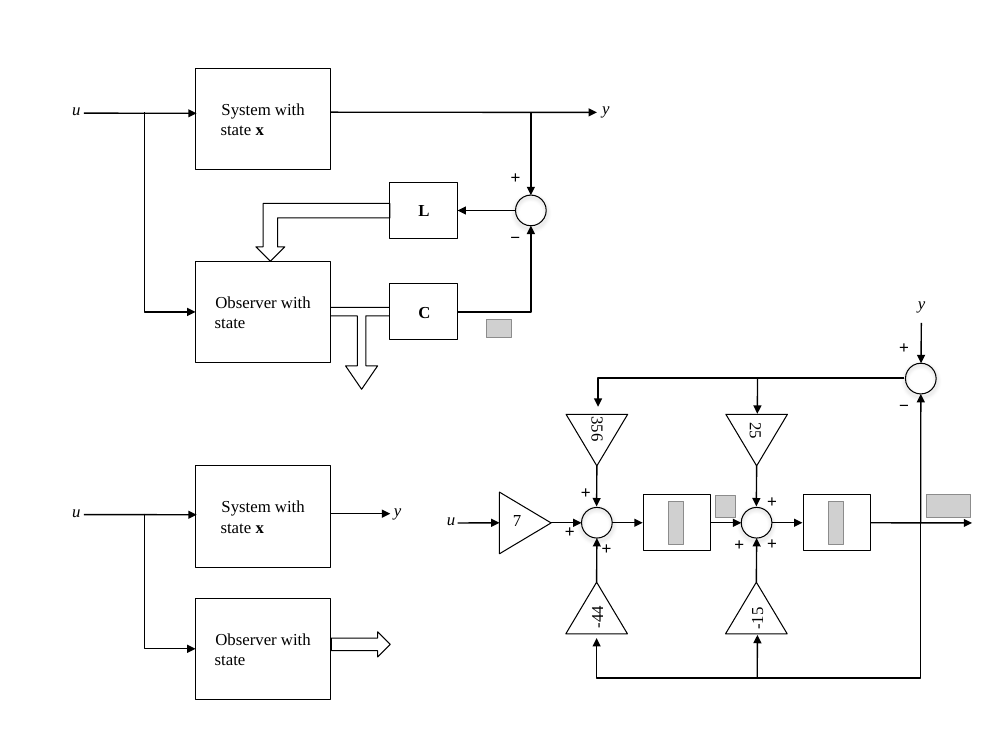
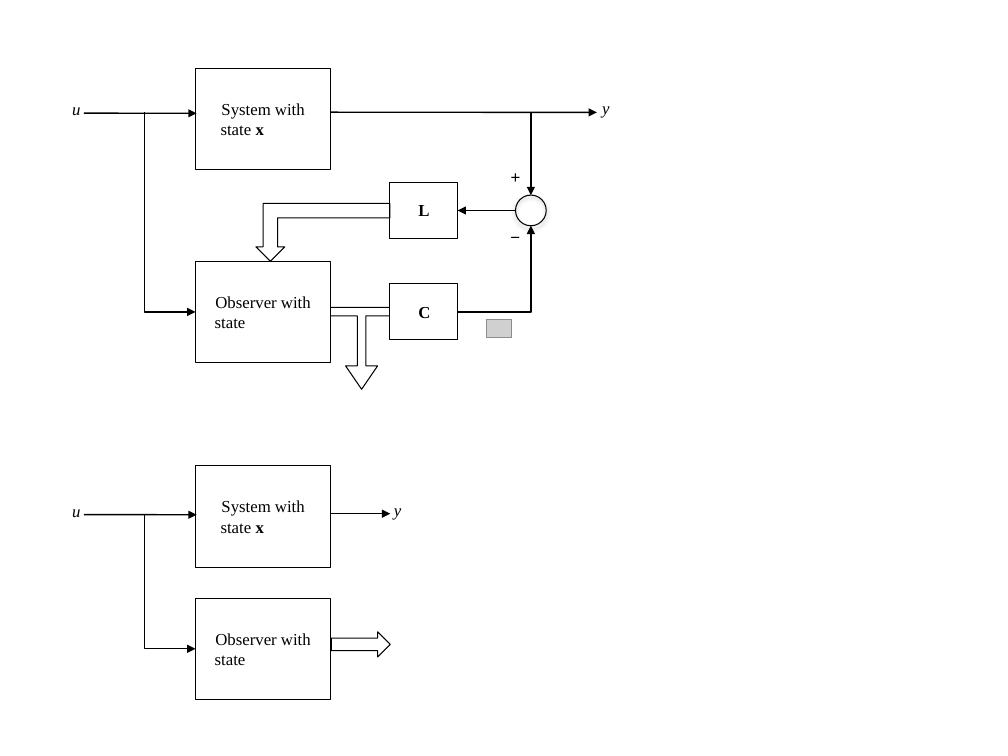
Before and after one commit to cpjobling/EGLM03-Resources, a slide deck: slide 21 of DigitalSystems/Lecture12/pictures/pictures-converted.pptx. Drawn at 1008x756 pixels with LibreOffice and Linux fonts; fonts in the diff are those of the drawing; grey boxes stand for pictures; background and template pictures are left out. Boxes give left, top, right and bottom in pixels: in the first picture for what was removed or moved away, otherwise in the second. Text is boxed around its words. In the diff, an @@ line names an element or a change of style, - is before the commit and + after.

```diff
--- a/DigitalSystems/Lecture12/pictures/pictures-converted.pptx
+++ b/DigitalSystems/Lecture12/pictures/pictures-converted.pptx
@@ group removed at bbox=[447, 301, 972, 679]: 15 texts, 14 arrows, 5 triangles, 4 pictures, 3 ellipses, 2 rectangles, 2 elbow arrows @@
--44
--15
-356
-25
-7
-u
-+
-+
-+
-+
-+
-+
-+
-−
-y
```
Also in this commit, not shown: 1 slide added.
